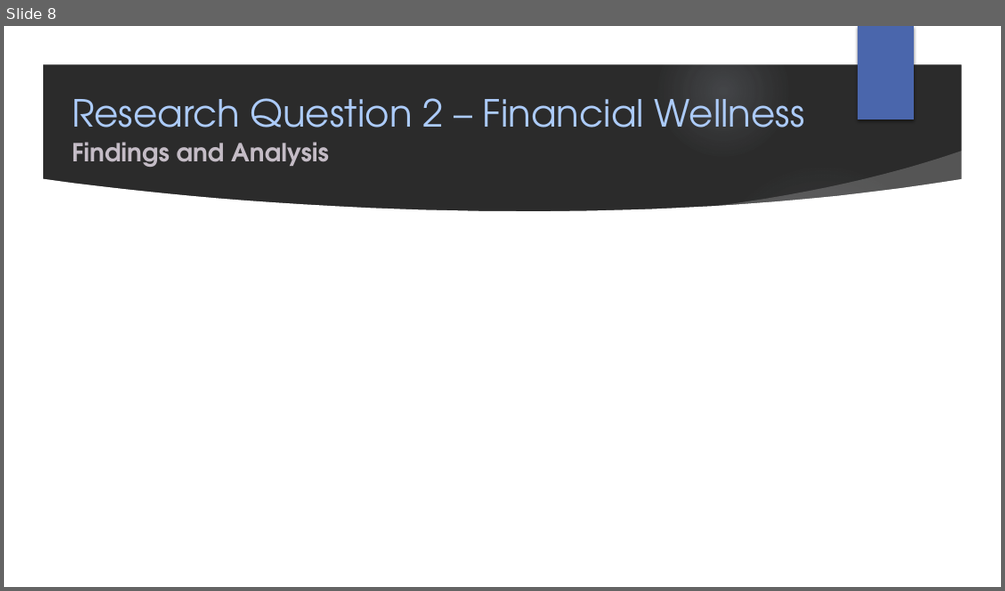
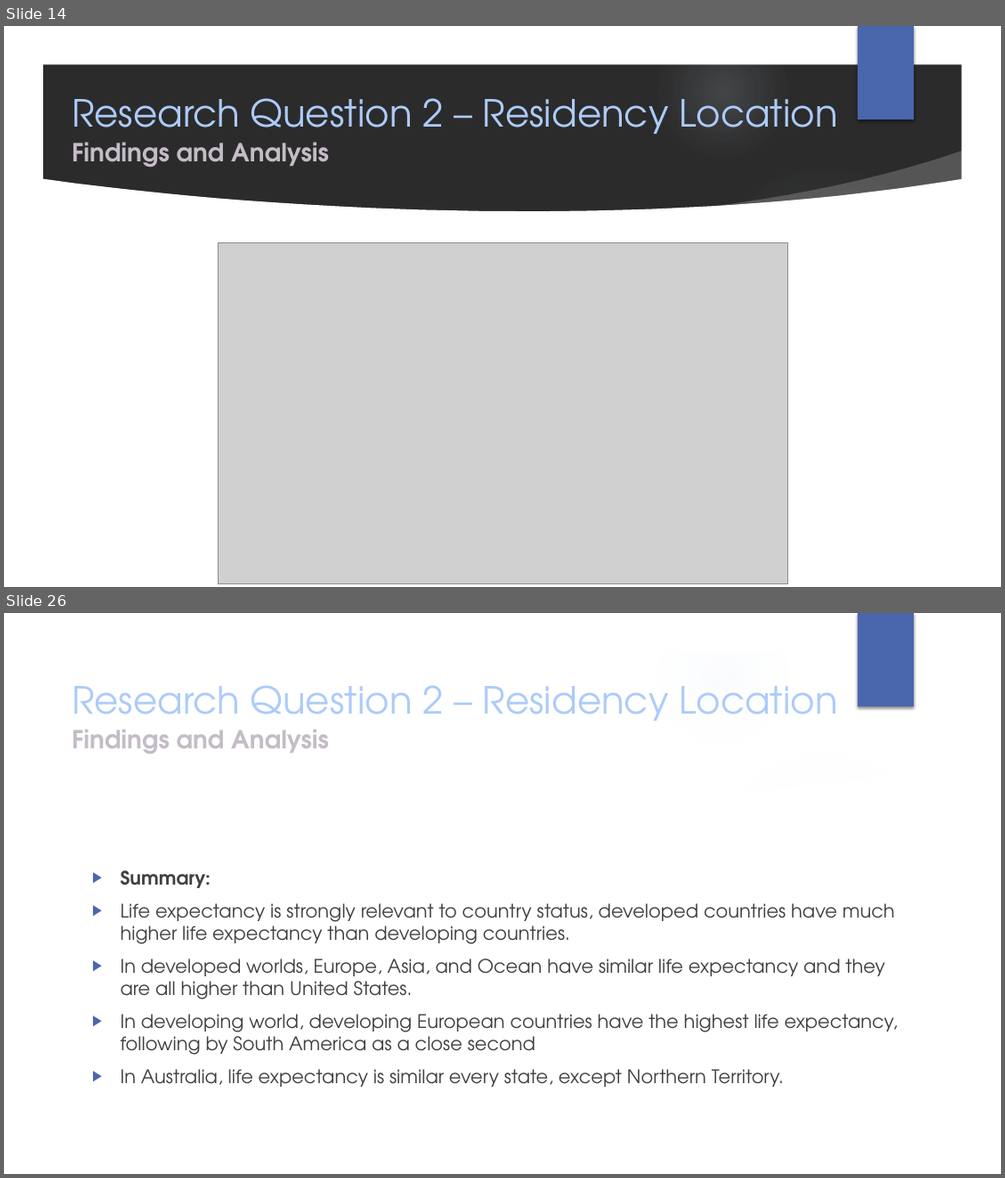
Before and after one commit to rachj14/project-one, a slide deck: Group-1-presentation.pptx. Shown one above the other, each under a label of ours: slide 8 before the commit, slides 14 and 26 after it; the slides between them are not shown. The pictures are 1005x591 and 1005x1178 pixels, drawn with LibreOffice and Linux fonts; fonts in the diff are those of the drawing; grey boxes stand for pictures; background and template pictures are left out; a plain dark background stands for a picture behind light text. Boxes give left, top, right and bottom in pixels: in the first picture for what was removed or moved away, otherwise in the second. Text is boxed around its words. In the diff, an @@ line names an element or a change of style, - is before the commit and + after.

```diff
--- a/Group-1-presentation.pptx
+++ b/Group-1-presentation.pptx
@@ slide 26 added at [4,613,1001,1174], background picture (left out); not listed: 9 template elements that a slide beside it also shows @@
@@ title added at [72,685,837,731], 36 pt, text #ACCBF9 @@
+Research Question 2 – Residency Location
@@ text added at [72,730,329,754], 24 pt, text #C4BCC6, bold @@
+Findings and Analysis
@@ text added at [121,870,898,1086], 18 pt, text #404040 @@
+▶ Summary:
+▶ Life expectancy is strongly relevant to country status, developed countries have much higher life expectancy than developing countries.
+▶ In developed worlds, Europe, Asia, and Ocean have similar life expectancy and they are all higher than United States.
+▶ In developing world, developing European countries have the highest life expectancy, following by South America as a close second
+▶ In Australia, life expectancy is similar every state, except Northern Territory.
@@ what was slide 8 is now slide 14 @@
@@ slide 14 changed as well @@
@@ title at [72,98,837,144]: text changed @@
-Research Question 2 – Financial Wellness
+Research Question 2 – Residency Location
@@ picture added at [218,243,788,584] @@
```
Also in this commit, not shown: 13 other slides changed, 20 other slides added, 1 other file.
